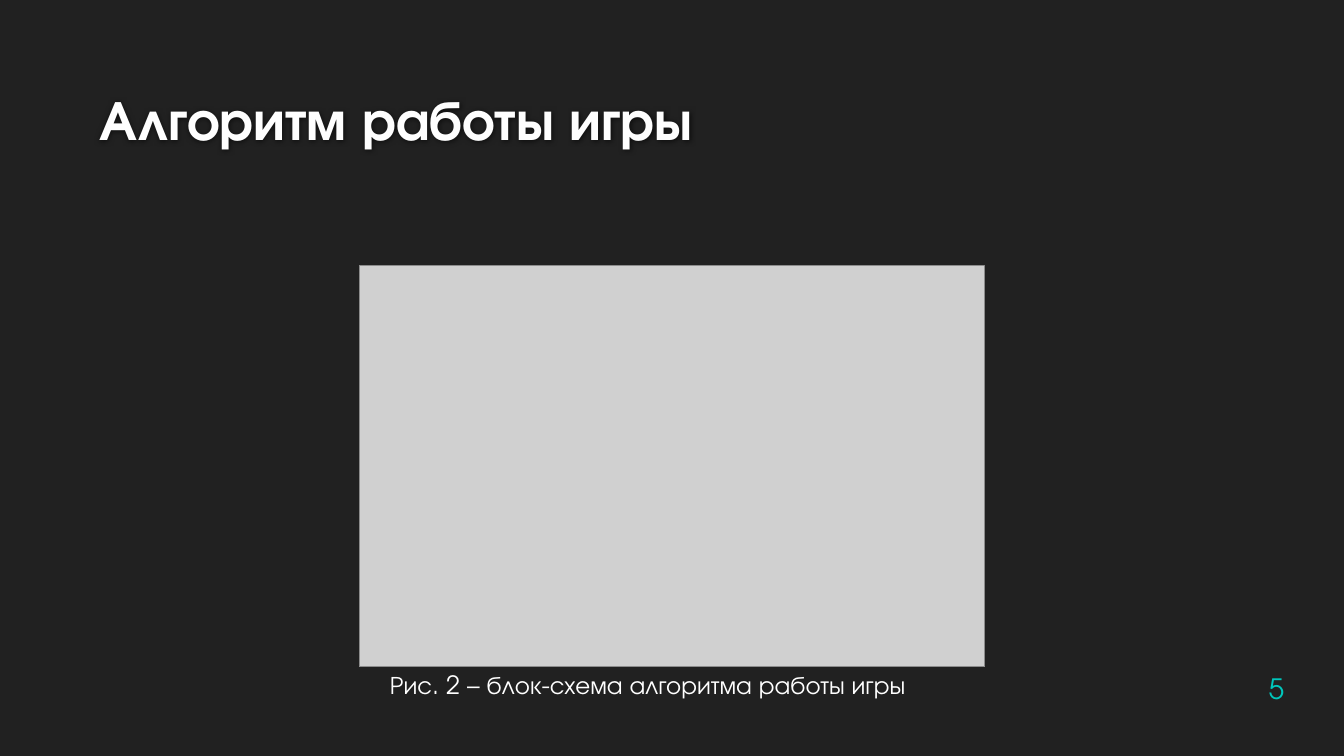
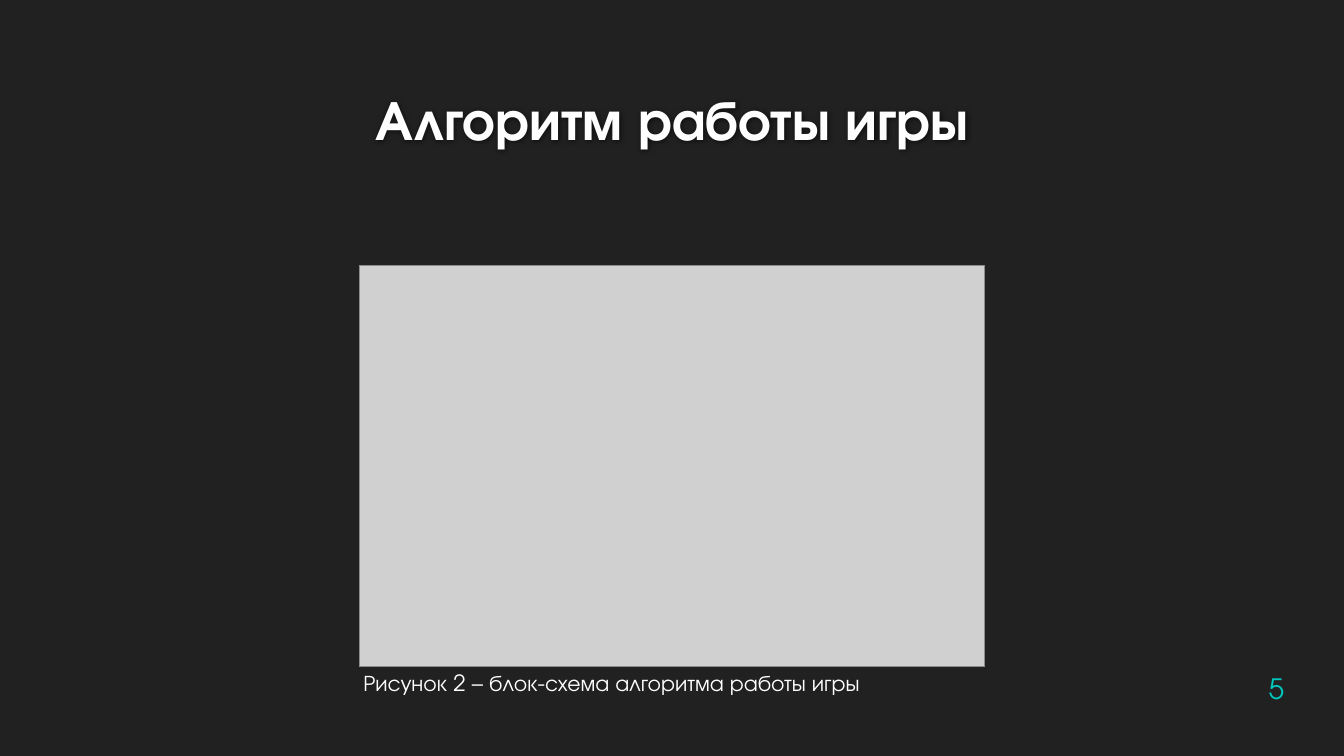
Before and after one commit to leagueofadventures/origin, a slide deck: slide 5 of Документация/origin.pptx. Drawn at 1344x756 pixels with LibreOffice and Linux fonts; fonts in the diff are those of the drawing; grey boxes stand for pictures; background and template pictures are left out. Boxes give left, top, right and bottom in pixels: in the first picture for what was removed or moved away, otherwise in the second. Text is boxed around its words. In the diff, an @@ line names an element or a change of style, - is before the commit and + after.

```diff
--- a/Документация/origin.pptx
+++ b/Документация/origin.pptx
@@ title "Алгоритм работы игры" at (375,102,969,150): alignment left to centre @@
@@ text at (363,674,859,695): text changed; size 18 to 16 pt @@
-Рис. 2 – блок-схема алгоритма работы игры
+Рисунок 2 – блок-схема алгоритма работы игры
```
Also in this commit, not shown: 11 other slides changed, 2 other files.
